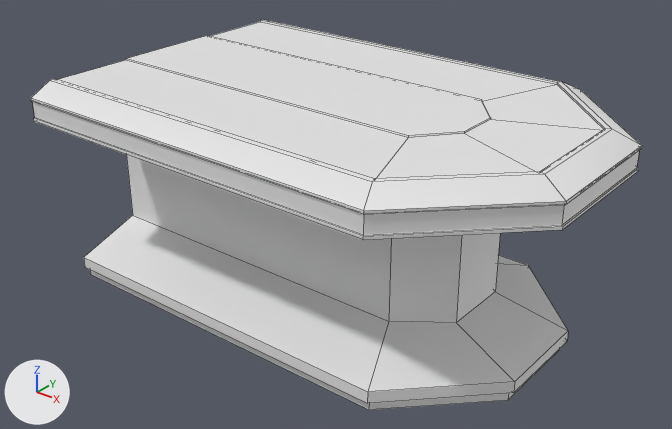
A saved change to the Blender file Blender/sgc_br_table.blend.
One viewpoint serves both versions: a camera (50 mm lens) standing at (39.5, -34.2, 26.0) and looking at (12.7, -0.7, 5.2). The axes (+X, +Y, +Z) are drawn at lower left. The lights are the same throughout. Mesh edges are drawn as thin lines. The same objects are shown in both versions, whatever each file hides.

In view in the first picture: 'Briefingroom Table LP'.
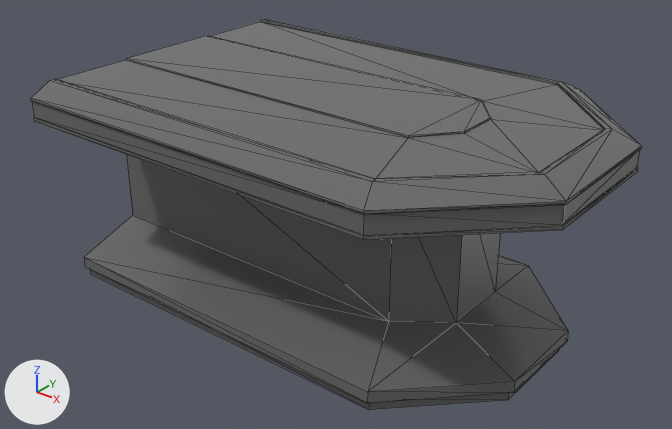
Where the change shows, as pixel boxes [x1, y1, x2, y2] in the pictures (672 x 429 px):
```json
{"object": "Briefingroom Table LP", "change": "recoloured", "before": [31, 19, 642, 410], "after": [31, 19, 642, 410], "on screen": "white to grey"}
```

The change, as JSON lines over the scene's bpy script:
```json
{"op": "add", "block": "img_briefingroom_table_normal", "code": ["img_briefingroom_table_normal = load_image('briefingroom_table_normal', '../assets/models/map_parts/sgc/tables/briefing_room/briefingroom_table_normal.tga', 2048, 2048, 'Non-Color')"]}
{"op": "add", "block": "mat_briefingroom_table", "code": ["mat_briefingroom_table = bpy.data.materials.new('briefingroom_table')", "# colours: dark grey #696969", "# uses the picture img_briefingroom_table_normal"]}
{"block": "me_plane", "where": "me_plane.from_pydata(...)  # 102 vertices, 81 faces; spans x 0.0..26.2, y -9.1..9.1, z 0.0..11.6"}
{"op": "add", "block": "me_plane", "code": "me_plane.materials.append(mat_briefingroom_table)"}
```
